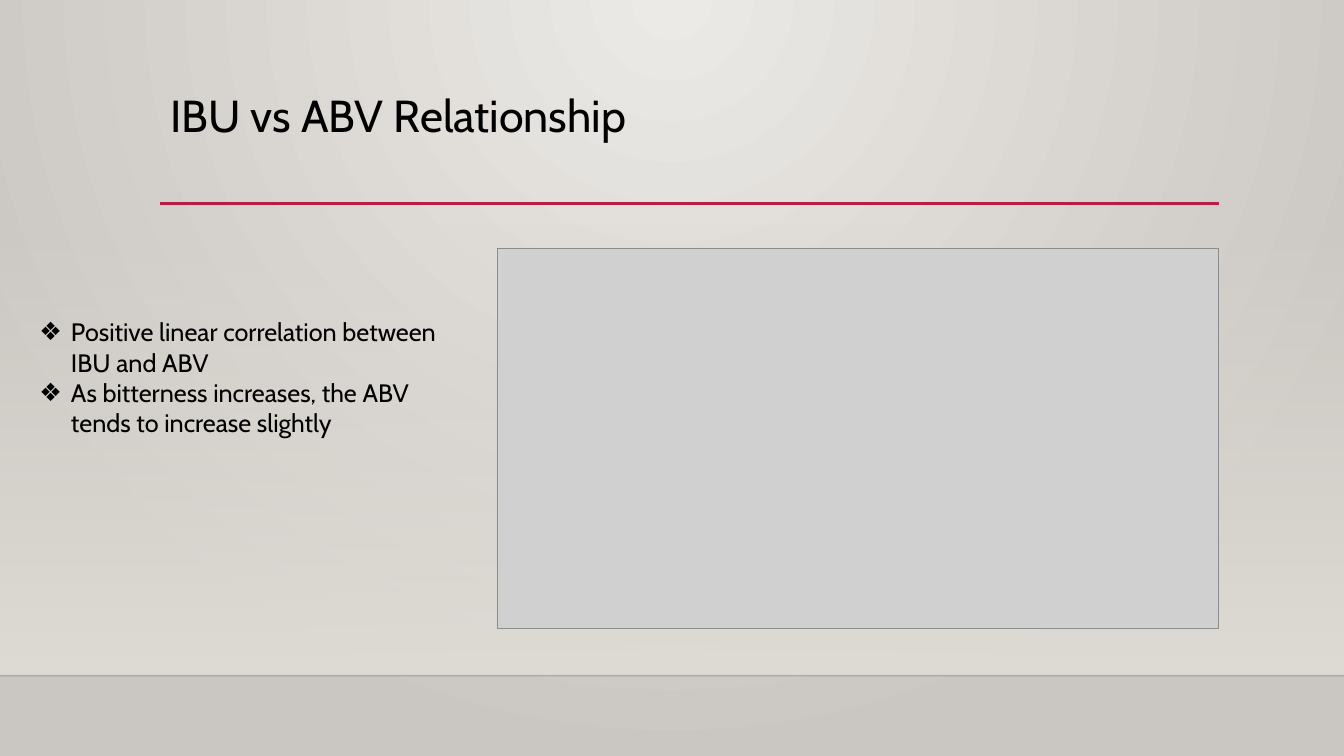
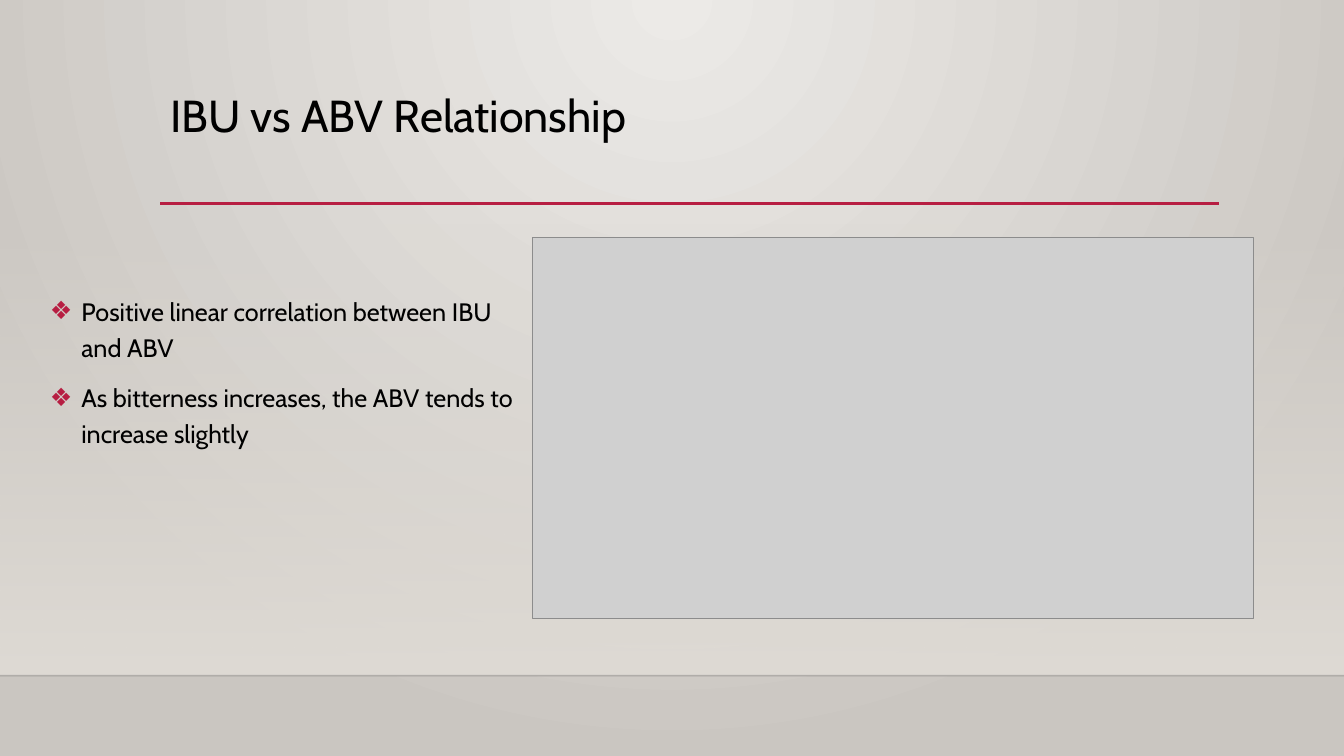
Before and after one commit to Aurian-G/BudweiserBreweryAnalysis, a slide deck: slide 9 of PPT/Case_Study_Analysis_DDS6306.pptx. Drawn at 1344x756 pixels with LibreOffice and Linux fonts; fonts in the diff are those of the drawing; grey boxes stand for pictures; background and template pictures are left out. Boxes give left, top, right and bottom in pixels: in the first picture for what was removed or moved away, otherwise in the second. Text is boxed around its words. In the diff, an @@ line names an element or a change of style, - is before the commit and + after.

Commit message:
Final additions. Styling changes

```diff
--- a/PPT/Case_Study_Analysis_DDS6306.pptx
+++ b/PPT/Case_Study_Analysis_DDS6306.pptx
@@ picture moved from (x1=498, y1=248, x2=1219, y2=628) to (x1=532, y1=238, x2=1253, y2=618) @@
@@ text "Positive linear correlation between IBU ..." moved from (x1=71, y1=322, x2=435, y2=438) to (x1=81, y1=302, x2=512, y2=450) @@
@@ text "Positive linear correlation between IBU ..." at (x1=81, y1=302, x2=512, y2=450): line spacing 1 to 1.2; more space between paragraphs @@
```
Also in this commit, not shown: 3 other slides changed.
